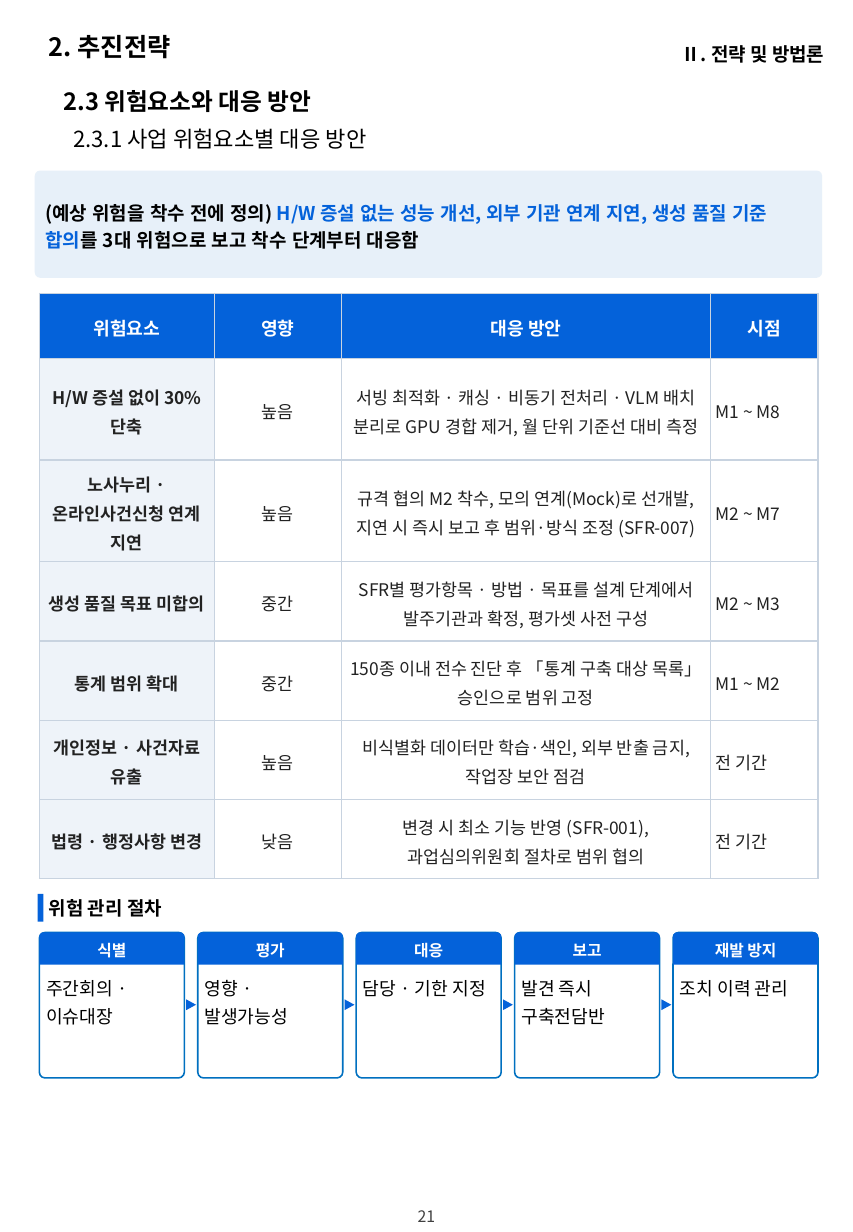
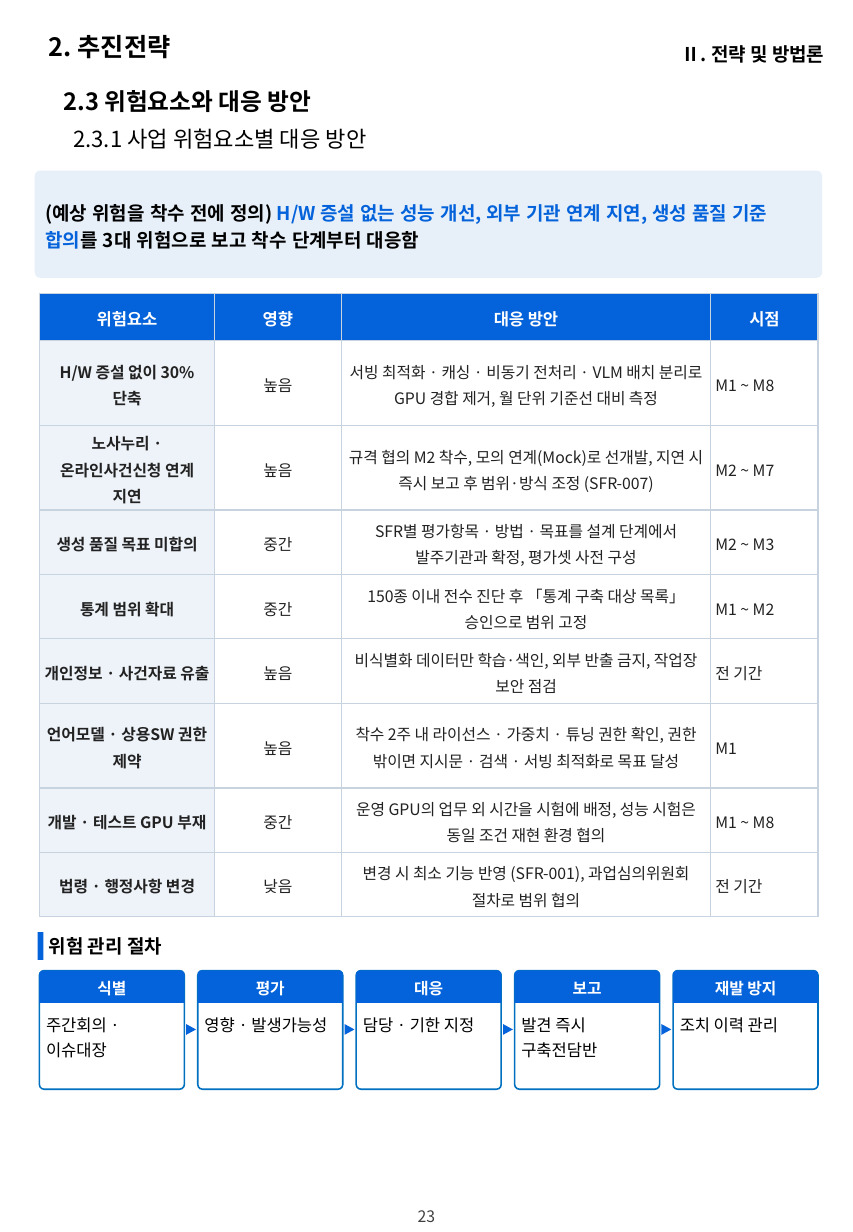
Before and after one commit to hwangsteeve-tech/hbjw, a slide deck: slide 23 of proposals/2026-11_nlrc-ai-labor-commission/nlrc_정성제안서.pptx (slide 21 before the commit). Drawn at 853x1232 pixels with LibreOffice and Linux fonts; fonts in the diff are those of the drawing; background and template pictures are left out. Boxes give left, top, right and bottom in pixels: in the first picture for what was removed or moved away, otherwise in the second. Text is boxed around its words. In the diff, an @@ line names an element or a change of style, - is before the commit and + after.

```diff
--- a/proposals/2026-11_nlrc-ai-labor-commission/nlrc_정성제안서.pptx
+++ b/proposals/2026-11_nlrc-ai-labor-commission/nlrc_정성제안서.pptx
@@ table at (40,293,818,917) @@
+row 7: 언어모델 · 상용SW 권한 제약 | 높음 | 착수 2주 내 라이선스 · 가중치 · 튜닝 권한 확인, 권한 밖이면 지시문 · 검색 · 서빙 최적화로 목표 달성 | M1
+row 8: 개발 · 테스트 GPU 부재 | 중간 | 운영 GPU의 업무 외 시간을 시험에 배정, 성능 시험은 동일 조건 재현 환경 협의 | M1 ~ M8
@@ 5 round same rects, 1 rectangle: place and size @@
-5 round same rects, 1 rectangle at (38,894,818,964)
+5 round same rects, 1 rectangle at (38,933,818,1003)
@@ text "위험 관리 절차": place and size @@
-text "위험 관리 절차" at (49,899,162,917)
+text "위험 관리 절차" at (49,937,162,955)
@@ rounded rectangle: place and size @@
-rounded rectangle at (40,933,184,1078)
+rounded rectangle at (40,971,184,1090)
@@ rounded rectangle: place and size @@
-rounded rectangle at (198,933,342,1078)
+rounded rectangle at (198,971,342,1090)
@@ rounded rectangle: place and size @@
-rounded rectangle at (356,933,500,1078)
+rounded rectangle at (356,971,500,1090)
@@ rounded rectangle: place and size @@
-rounded rectangle at (515,933,660,1078)
+rounded rectangle at (515,971,660,1090)
@@ rounded rectangle: place and size @@
-rounded rectangle at (673,933,818,1078)
+rounded rectangle at (673,971,818,1090)
@@ text "주간회의 · 이슈대장": place and size @@
-text "주간회의 · 이슈대장" at (46,980,113,1025)
+text "주간회의 · 이슈대장" at (46,1017,107,1058)
@@ text "영향 · 발생가능성": place and size @@
-text "영향 · 발생가능성" at (204,979,288,1025)
+text "영향 · 발생가능성" at (204,1017,327,1033)
@@ text "담당 · 기한 지정": place and size @@
-text "담당 · 기한 지정" at (363,980,485,997)
+text "담당 · 기한 지정" at (363,1017,474,1033)
@@ text "발견 즉시 구축전담반": place and size @@
-text "발견 즉시 구축전담반" at (521,980,605,1025)
+text "발견 즉시 구축전담반" at (521,1017,597,1058)
@@ size 11.5 to 10.5 pt in 5 elements at (363,1017,474,1033), (46,1017,107,1058), (204,1017,327,1033), (521,1017,597,1058), (680,1017,778,1033) @@
@@ text "조치 이력 관리": place and size @@
-text "조치 이력 관리" at (680,980,788,997)
+text "조치 이력 관리" at (680,1017,778,1033)
@@ 4 triangles: place and size @@
-4 triangles at (185,1000,671,1010)
+4 triangles at (185,1025,671,1035)
@@ page number at (418,1210,436,1222): text changed @@
-21
+23
@@ text at (419,1210,435,1222): text changed @@
-21
+23
```
Also in this commit, not shown: 61 other slides changed, 4 slides added, 7 other files.
